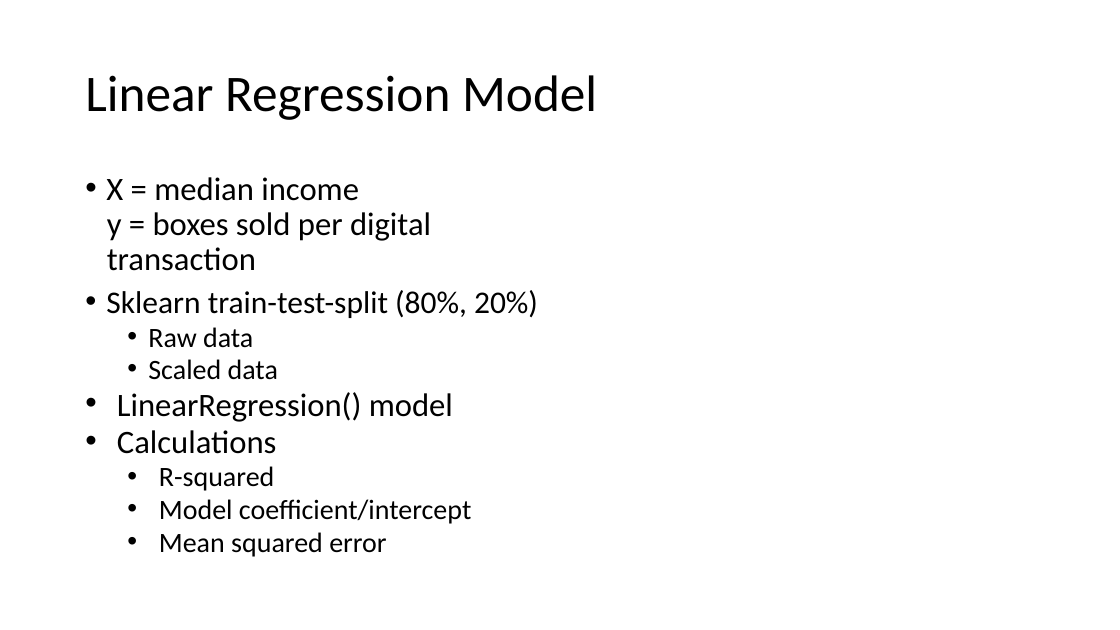
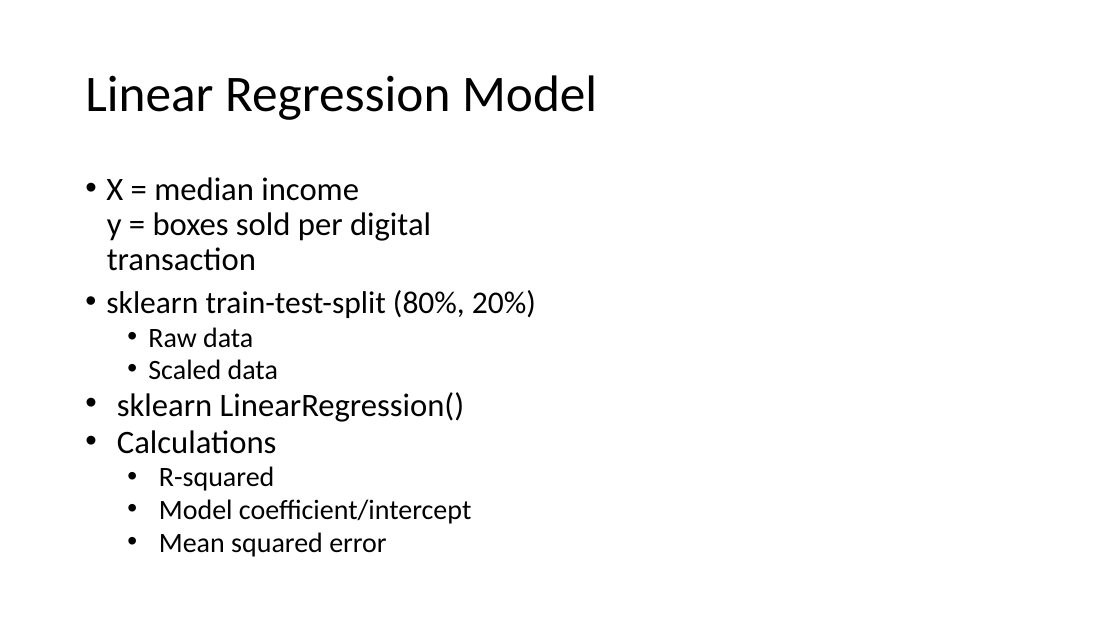
Before and after one commit to sbooysen/C-is-for-Cookie, a slide deck: slide 2 of Presentation/model_slides.pptx. Drawn at 1120x630 pixels with LibreOffice and Linux fonts; fonts in the diff are those of the drawing. Boxes give left, top, right and bottom in pixels: in the first picture for what was removed or moved away, otherwise in the second. Text is boxed around its words. In the diff, an @@ line names an element or a change of style, - is before the commit and + after.

Commit message:
Updating slides through linear regression

```diff
--- a/Presentation/model_slides.pptx
+++ b/Presentation/model_slides.pptx
@@ text at (106,290,536,318): text changed @@
-• Sklearn train-test-split (80%, 20%)
+• sklearn train-test-split (80%, 20%)
@@ text at (117,392,465,422): text changed @@
-  • LinearRegression() model
+  • sklearn LinearRegression()
```
Also in this commit, not shown: 1 other slide changed, 1 slide added, 1 slide removed.
